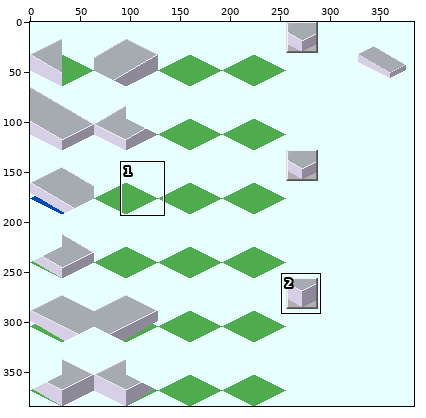
Edited in one commit: sprite sheet (Cublic/Join_Stair/Join_Stair_1-2-1.png). Above, an overview of the earlier version with the close-up marked.
Close-up. Before:
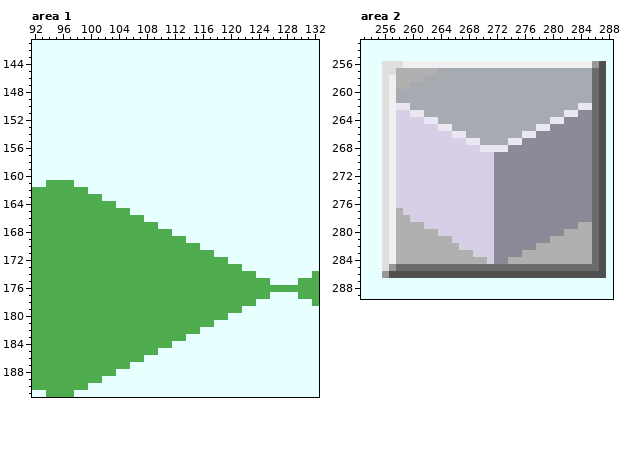
The file is 384x384 pixels. Shown: area 1: x 92..132, y 141..191; area 2: x 253..288, y 253..289. The commit also changed other parts of the picture, which this record leaves out.
And afterwards:
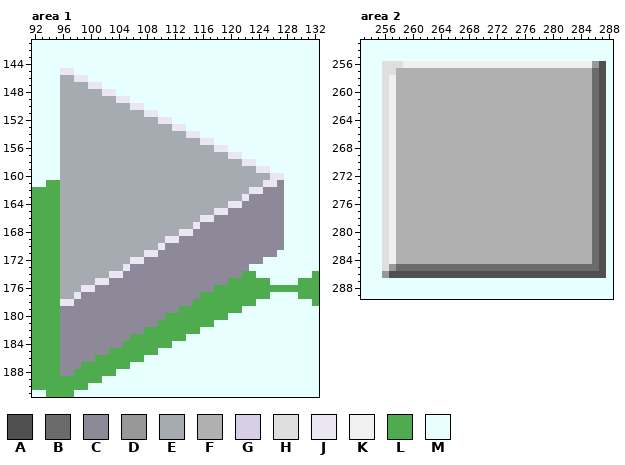
Palette (. is transparent): A #505050  B #6b6b6b  C #8e8999  D #989898  E #a6aab1  F #b0b0b0  G #d7cfe6  H #dfdfdf  J #ebe7f2  K #f0f0f0  L #4eac4e  M #e7ffff
Diff:
Area 1:
y 145: x 96..97 MM -> JJ
y 146: x 96..99 MMMM -> EEJJ
y 147: x 96..101 MMMMMM -> EEEEJJ
y 148: x 96..103 MMMMMMMM -> EEEEEEJJ
y 149: x 96..105 MMMMMMMMMM -> EEEEEEEEJJ
y 150: x 96..107 MMMMMMMMMMMM -> EEEEEEEEEEJJ
y 151: x 96..109 MMMMMMMMMMMMMM -> EEEEEEEEEEEEJJ
y 152: x 96..111 MMMMMMMMMMMMMMMM -> EEEEEEEEEEEEEEJJ
y 153: x 96..113 MMMMMMMMMMMMMMMMMM -> EEEEEEEEEEEEEEEEJJ
y 154: x 96..115 MMMMMMMMMMMMMMMMMMMM -> EEEEEEEEEEEEEEEEEEJJ
y 155: x 96..117 MMMMMMMMMMMMMMMMMMMMMM -> EEEEEEEEEEEEEEEEEEEEJJ
y 156: x 96..119 MMMMMMMMMMMMMMMMMMMMMMMM -> EEEEEEEEEEEEEEEEEEEEEEJJ
y 157: x 96..121 MMMMMMMMMMMMMMMMMMMMMMMMMM -> EEEEEEEEEEEEEEEEEEEEEEEEJJ
y 158: x 96..123 MMMMMMMMMMMMMMMMMMMMMMMMMMMM -> EEEEEEEEEEEEEEEEEEEEEEEEEEJJ
y 159: x 96..125 MMMMMMMMMMMMMMMMMMMMMMMMMMMMMM -> EEEEEEEEEEEEEEEEEEEEEEEEEEEEJJ
y 160: x 96..127 MMMMMMMMMMMMMMMMMMMMMMMMMMMMMMMM -> EEEEEEEEEEEEEEEEEEEEEEEEEEEEEEJJ
y 161: x 96..127 LLMMMMMMMMMMMMMMMMMMMMMMMMMMMMMM -> EEEEEEEEEEEEEEEEEEEEEEEEEEEEEJJC
y 162: x 96..127 LLLLMMMMMMMMMMMMMMMMMMMMMMMMMMMM -> EEEEEEEEEEEEEEEEEEEEEEEEEEEJJCCC
y 163: x 96..127 LLLLLLMMMMMMMMMMMMMMMMMMMMMMMMMM -> EEEEEEEEEEEEEEEEEEEEEEEEEEJCCCCC
y 164: x 96..127 LLLLLLLLMMMMMMMMMMMMMMMMMMMMMMMM -> EEEEEEEEEEEEEEEEEEEEEEEEJJCCCCCC
y 165: x 96..127 LLLLLLLLLLMMMMMMMMMMMMMMMMMMMMMM -> EEEEEEEEEEEEEEEEEEEEEEJJCCCCCCCC
y 166: x 96..127 LLLLLLLLLLLLMMMMMMMMMMMMMMMMMMMM -> EEEEEEEEEEEEEEEEEEEEJJCCCCCCCCCC
y 167: x 96..127 LLLLLLLLLLLLLLMMMMMMMMMMMMMMMMMM -> EEEEEEEEEEEEEEEEEEEJCCCCCCCCCCCC
y 168: x 96..127 LLLLLLLLLLLLLLLLMMMMMMMMMMMMMMMM -> EEEEEEEEEEEEEEEEEJJCCCCCCCCCCCCC
y 169: x 96..127 LLLLLLLLLLLLLLLLLLMMMMMMMMMMMMMM -> EEEEEEEEEEEEEEEJJCCCCCCCCCCCCCCC
y 170: x 96..127 LLLLLLLLLLLLLLLLLLLLMMMMMMMMMMMM -> EEEEEEEEEEEEEEJCCCCCCCCCCCCCCCCC
y 171: x 96..126 LLLLLLLLLLLLLLLLLLLLLLMMMMMMMMM -> EEEEEEEEEEEEJJCCCCCCCCCCCCCCCCC
y 172: x 96..124 LLLLLLLLLLLLLLLLLLLLLLLLMMMMM -> EEEEEEEEEEJJCCCCCCCCCCCCCCCCC
y 173: x 96..122 LLLLLLLLLLLLLLLLLLLLLLLLLLM -> EEEEEEEEEJCCCCCCCCCCCCCCCCC
y 174: x 96..121 LLLLLLLLLLLLLLLLLLLLLLLLLL -> EEEEEEEJJCCCCCCCCCCCCCCCCC
y 175: x 96..119 LLLLLLLLLLLLLLLLLLLLLLLL -> EEEEEJJCCCCCCCCCCCCCCCCC
y 176: x 96..117 LLLLLLLLLLLLLLLLLLLLLL -> EEEJJCCCCCCCCCCCCCCCCC
y 177: x 96..115 LLLLLLLLLLLLLLLLLLLL -> EEJCCCCCCCCCCCCCCCCC
y 178: x 96..114 LLLLLLLLLLLLLLLLLLL -> JJCCCCCCCCCCCCCCCCC
y 179: x 96..112 LLLLLLLLLLLLLLLLL -> CCCCCCCCCCCCCCCCC
y 180: x 96..110 LLLLLLLLLLLLLLL -> CCCCCCCCCCCCCCC
y 181: x 96..109 LLLLLLLLLLLLLL -> CCCCCCCCCCCCCC
y 182: x 96..107 LLLLLLLLLLLL -> CCCCCCCCCCCC
y 183: x 96..105 LLLLLLLLLL -> CCCCCCCCCC
y 184: x 96..104 LLLLLLLLL -> CCCCCCCCC
y 185: x 96..102 LLLLLLL -> CCCCCCC
y 186: x 96..100 LLLLL -> CCCCC
y 187: x 96..98 LLL -> CCC
y 188: x 96..97 LL -> CC
Area 2:
y 257: x 264..285 EEEEEEEEEEEEEEEEEEEEEE -> FFFFFFFFFFFFFFFFFFFFFF
y 258: x 262..285 EEEEEEEEEEEEEEEEEEEEEEEE -> FFFFFFFFFFFFFFFFFFFFFFFF
y 259: x 260..285 EEEEEEEEEEEEEEEEEEEEEEEEEE -> FFFFFFFFFFFFFFFFFFFFFFFFFF
y 260..261: x 258..285 EEEEEEEEEEEEEEEEEEEEEEEEEEEE -> FFFFFFFFFFFFFFFFFFFFFFFFFFFF
y 262: x 258..285 JJEEEEEEEEEEEEEEEEEEEEEEEEJJ -> FFFFFFFFFFFFFFFFFFFFFFFFFFFF
y 263: x 258..285 GGJJEEEEEEEEEEEEEEEEEEEEJJCC -> FFFFFFFFFFFFFFFFFFFFFFFFFFFF
y 264: x 258..285 GGGGJJEEEEEEEEEEEEEEEEJJCCCC -> FFFFFFFFFFFFFFFFFFFFFFFFFFFF
y 265: x 258..285 GGGGGGJJEEEEEEEEEEEEJJCCCCCC -> FFFFFFFFFFFFFFFFFFFFFFFFFFFF
y 266: x 258..285 GGGGGGGGJJEEEEEEEEJJCCCCCCCC -> FFFFFFFFFFFFFFFFFFFFFFFFFFFF
y 267: x 258..285 GGGGGGGGGGJJEEEEJJCCCCCCCCCC -> FFFFFFFFFFFFFFFFFFFFFFFFFFFF
y 268: x 258..285 GGGGGGGGGGGGJJJJCCCCCCCCCCCC -> FFFFFFFFFFFFFFFFFFFFFFFFFFFF
y 269..276: x 258..285 GGGGGGGGGGGGGGCCCCCCCCCCCCCC -> FFFFFFFFFFFFFFFFFFFFFFFFFFFF
y 277: x 259..285 GGGGGGGGGGGGGCCCCCCCCCCCCCC -> FFFFFFFFFFFFFFFFFFFFFFFFFFF
y 278: x 260..285 GGGGGGGGGGGGCCCCCCCCCCCCCC -> FFFFFFFFFFFFFFFFFFFFFFFFFF
y 279: x 262..283 GGGGGGGGGGCCCCCCCCCCCC -> FFFFFFFFFFFFFFFFFFFFFF
y 280: x 264..281 GGGGGGGGCCCCCCCCCC -> FFFFFFFFFFFFFFFFFF
y 281: x 266..279 GGGGGGCCCCCCCC -> FFFFFFFFFFFFFF
y 282: x 267..277 GGGGGCCCCCC -> FFFFFFFFFFF
y 283: x 269..275 GGGCCCC -> FFFFFFF
y 284: x 271..273 GCC -> FFF
